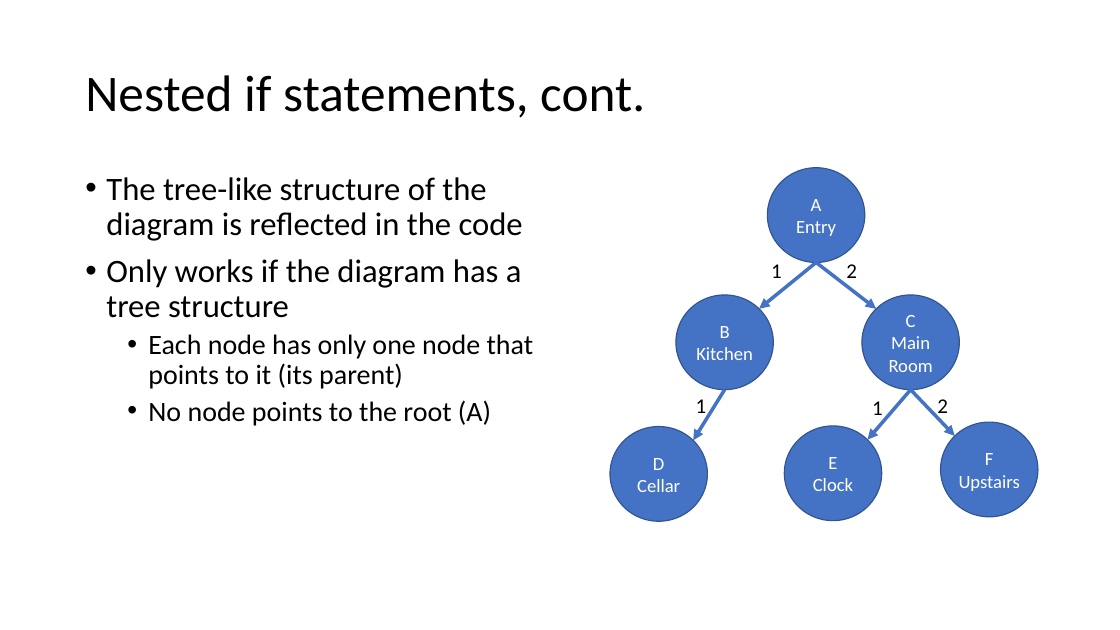
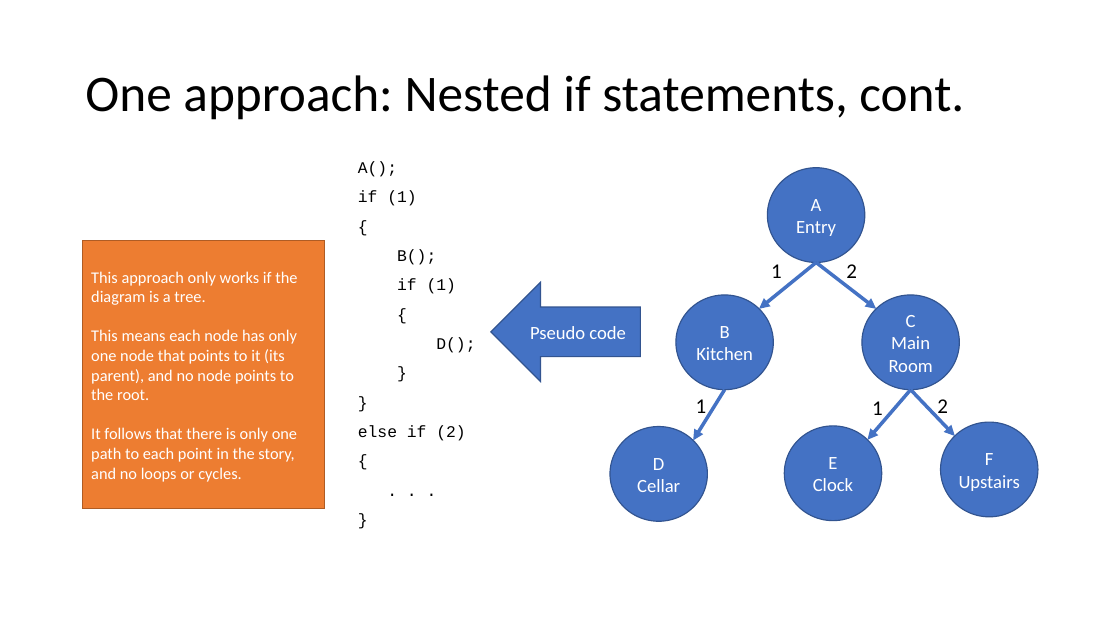
Before and after one commit to SWHS-PC/Users, a slide deck: slide 4 of NiklasB/WebAdventure/StateMachine.pptx. Drawn at 1120x630 pixels with LibreOffice and Linux fonts; fonts in the diff are those of the drawing. Boxes give left, top, right and bottom in pixels: in the first picture for what was removed or moved away, otherwise in the second. Text is boxed around its words. In the diff, an @@ line names an element or a change of style, - is before the commit and + after.

Commit message:
Improvements to PowerPoint slides

```diff
--- a/NiklasB/WebAdventure/StateMachine.pptx
+++ b/NiklasB/WebAdventure/StateMachine.pptx
@@ title at [85,75,964,120]: text changed @@
-Nested if statements, cont.
+One approach: Nested if statements, cont.
@@ text at [358,161,475,441]: text changed; size 28 to 14 pt; font Calibri to Courier New @@
-• The tree-like structure of the diagram is reflected in the code
-• Only works if the diagram has a tree structure
-  • Each node has only one node that points to it (its parent)
-  • No node points to the root (A)
+A();
+if (1)
+{
+B();
+if (1)
+{
+D();
+}
+}
+else if (2)
+{
+. . .
+}
@@ rectangle added at [83,240,325,509], fill #ED7D31, outline #AF5C24 1 pt, 14 pt, text #FFFFFF @@
+This approach only works if the diagram is a tree.
+This means each node has only one node that points to it (its parent), and no node points to the root.
+It follows that there is only one path to each point in the story, and no loops or cycles.
@@ left arrow added at [491,282,640,381], fill #4472C4, outline #325491 1 pt, 16 pt, text #FFFFFF @@
+Pseudo code
```
Also in this commit, not shown: 6 other slides changed.
